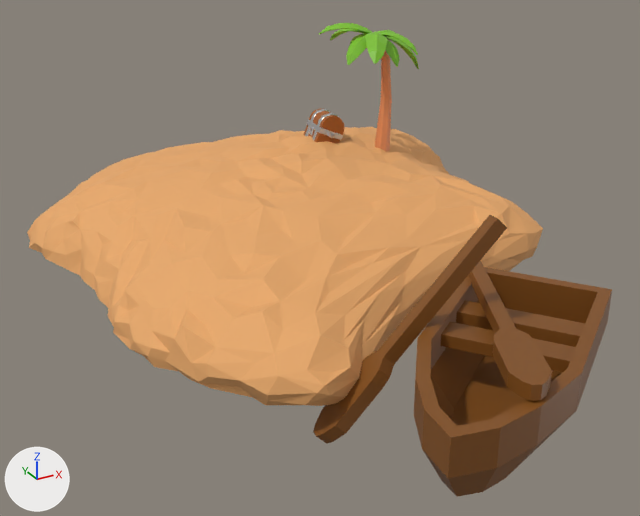
The glTF model src/assets/island.glb, before and after one commit.
Before and after are seen from a camera (50 mm lens) standing at (-3.37, -7.87, 3.39) and looking at (0.18, -1.41, 0.16). Lighting does not change. The marker at lower left points along +X, +Y and +Z. Where no turn or scale is listed for an object, it has been applied to the vertices.

The scene before the commit, as lines of its bpy script (objects in view):
```python
me_cube_001 = bpy.data.meshes.new('Cube.001')
me_cube_001.from_pydata(...)  # 70 vertices, 128 faces; spans x -1.26..0.97, y -0.99..0.92, z -0.2..0.39
me_cube_001.materials.append(mat_boat)  # brown #83501a
me_cube_002 = bpy.data.meshes.new('Cube.002')
me_cube_002.from_pydata(...)  # 28 vertices, 52 faces; spans x -0.59..0.83, y -0.17..0.17, z -0.6..0.92
me_cube_002.materials.append(mat_boat)  # brown #83501a
me_cube_003 = bpy.data.meshes.new('Cube.003')
me_cube_003.from_pydata(...)  # 28 vertices, 52 faces; spans x -0.4..0.56, y -0.72..1.05, z -0.08..0.07
me_cube_003.materials.append(mat_boat)  # brown #83501a
me_icosphere_001 = bpy.data.meshes.new('Icosphere.001')
me_icosphere_001.from_pydata(...)  # 647 vertices, 1215 faces; spans x -2.0..2.75, y -3.41..2.25, z -0.12..0.76
me_icosphere_001.materials.append(mat_sand)  # orange #e7a869
ob_boat = bpy.data.objects.new('Boat', me_cube_001)
ob_boat.location = (0.548, -3.629, 0.067)
ob_island = bpy.data.objects.new('Island', me_icosphere_001)
ob_island.location = (0.0, 0.0, 0.0)
ob_oar = bpy.data.objects.new('Oar', me_cube_002)
ob_oar.location = (-0.307, -3.326, 0.277)
ob_oar_001 = bpy.data.objects.new('Oar.001', me_cube_003)
ob_oar_001.location = (0.292, -3.815, 0.51)
# also in view: 'Chest' at (1.17, 0.32, 0.8); 'Circle' at (1.66, -0.1, 1.19)
```
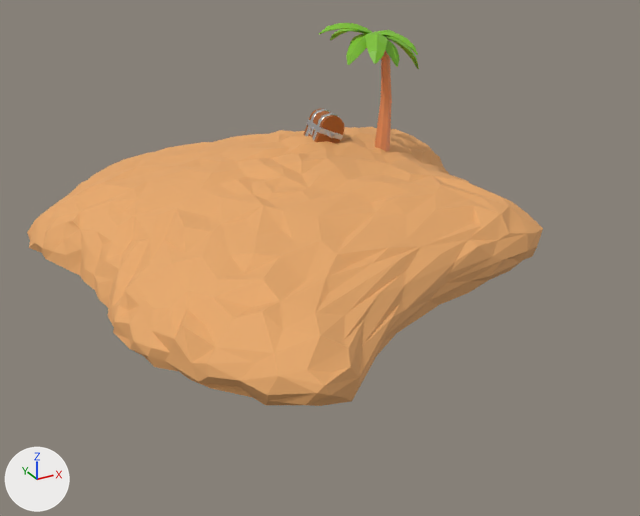
The change in detail:
Object 'Boat' (ob_boat) is deleted.
Object 'Oar' (ob_oar) is deleted.
Object 'Oar.001' (ob_oar_001) is deleted.

Boxes (x1, y1, x2, y2) around the edits, measured in the pictures (640 x 516 px):
'Boat', deleted (brown): before (414, 267, 612, 497)
'Oar', deleted (brown): before (313, 215, 507, 443)
'Oar.001', deleted (brown): before (468, 260, 552, 401)
